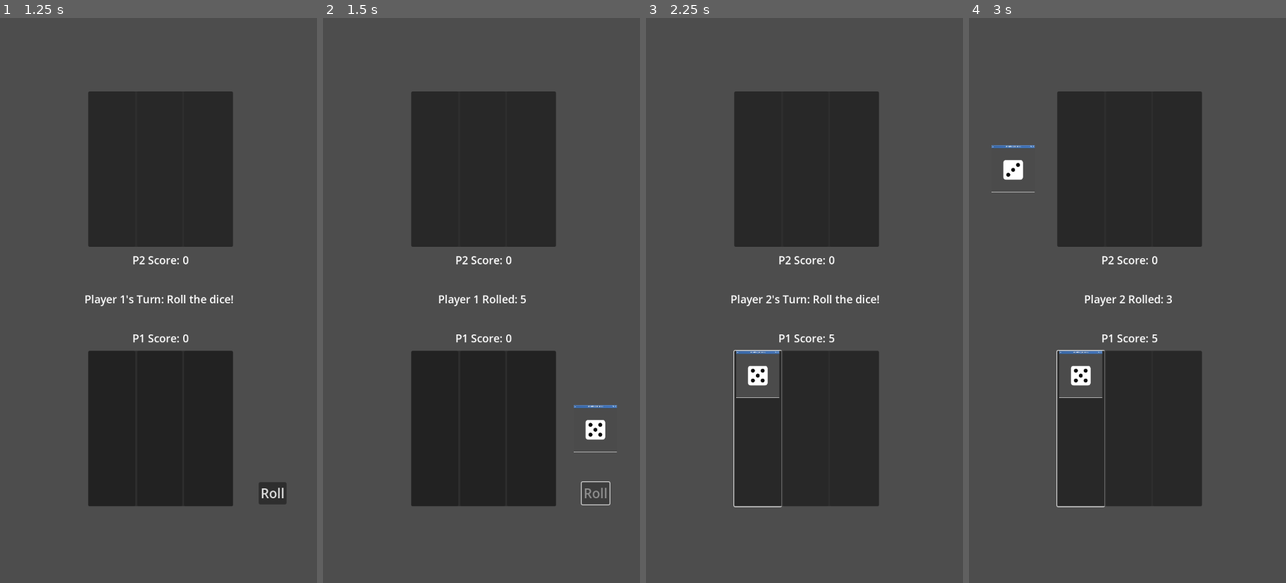
Above: before the commit, frames 1-4 (left to right).
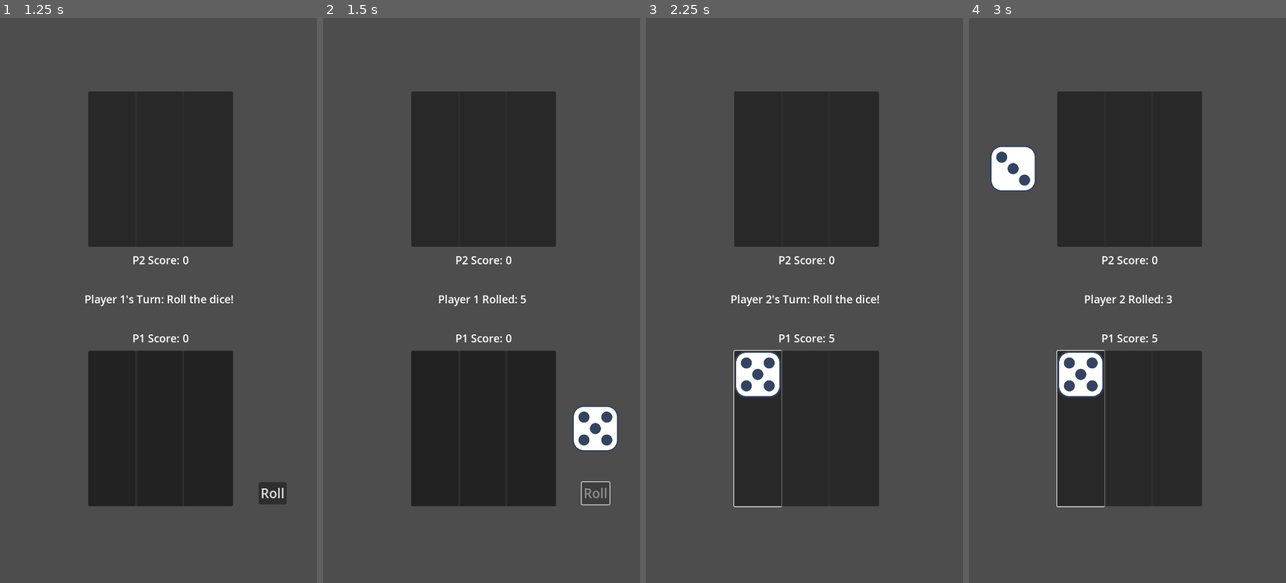
Above: after the commit, the same moments.

Repository: ggary104/High-Rollers
Game: Godot game, scene res://scenes/main_menu.tscn
Two runs of this game, one before a commit and one after it. Both use one fixed random seed, a clock stepped at 60 frames per second and the inputs below.
Inputs (mouse positions are in pixels of both pictures, inside the frame that each line leads up to):
- Up to frame 1 (1.25 s): click "Player 1" at 0.5 s
- Up to frame 2 (1.5 s): click "Roll" at 1.25 s
- Up to frame 3 (2.25 s): click (756, 430) at 2 s
- Up to frame 4 (3 s): tap Enter at 2.75 s

Frame 1 is identical in both runs. In frame 2, 0.9% of the frame differs, in the area x 78-94%, y 68-77%; in frame 3, 0.9%; in frame 4, 1.9%, in the area x 6-43%, y 22-68%.

Commit message:
Removed old dice assets, Implemented the newly added assets

Diff:
--- a/game/scenes/game.gd
+++ b/game/scenes/game.gd
@@ -25,7 +25,7 @@
 func _ready():
 	#Load all of the die images
 	for i in range(1, 7):
-		var texture = load("res://assests/dice_" + str(i) + ".png")
+		var texture = load("res://assests/dice_" + str(i) + ".svg")
 		dice_textures.append(texture)
 
 	#In the grid have Empty DiceSlotScene to have the grid remain constant size
Binary file removed: game/assests/dice_1.png
Not shown, removed: game/assests/dice_1.png.import
Not shown, changed: game/assests/dice_1.svg.import
Binary file removed: game/assests/dice_2.png
Not shown, removed: game/assests/dice_2.png.import
Not shown, changed: game/assests/dice_2.svg.import
Binary file removed: game/assests/dice_3.png
Not shown, removed: game/assests/dice_3.png.import
Not shown, changed: game/assests/dice_3.svg.import
Binary file removed: game/assests/dice_4.png
Not shown, removed: game/assests/dice_4.png.import
Not shown, changed: game/assests/dice_4.svg.import
(and 6 more such lines)
